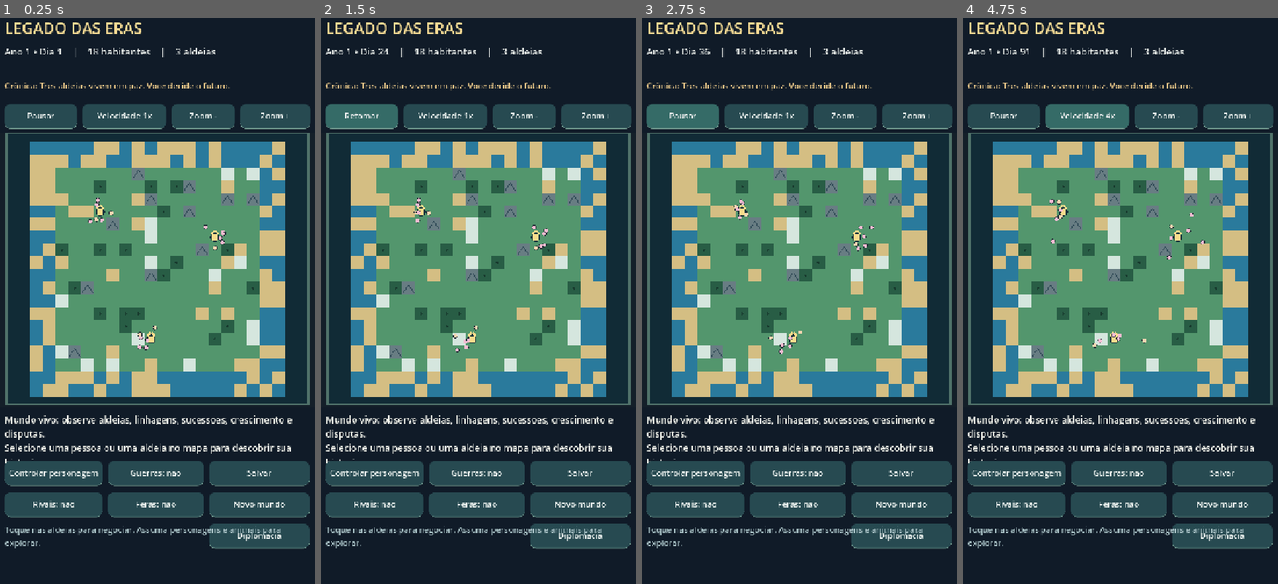
Above: before the commit, frames 1-4 (left to right).
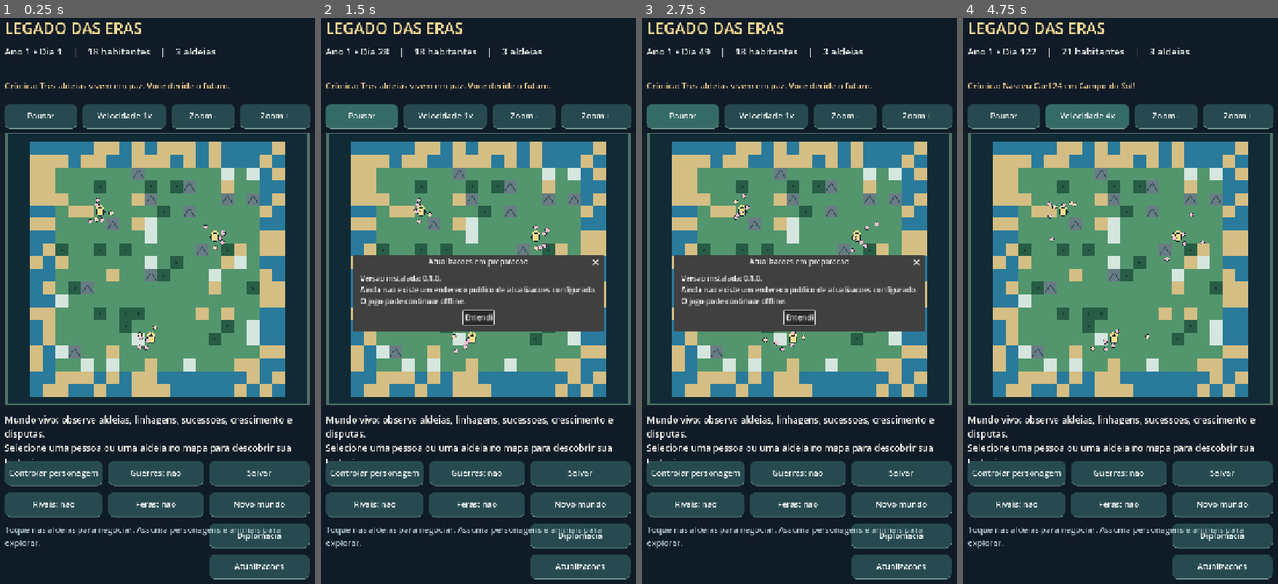
Above: after the commit, the same moments.

Repository: contateste123455667788994321-max/legados-das-eras
Game: Godot game, scene res://scenes/Main.tscn
Two runs of this game, one before a commit and one after it. Both use one fixed random seed, a clock stepped at 60 frames per second and the inputs below.
Inputs (mouse positions are in pixels of both pictures, inside the frame that each line leads up to):
- Up to frame 1 (0.25 s): no input
- Up to frame 2 (1.5 s): click (579, 567) at 0.5 s, where only the run after the commit has a clickable "Atualizacoes"; click "Pausar" at 1.25 s
- Up to frame 3 (2.75 s): click "Retomar" (after the commit: "Pausar") at 2 s
- Up to frame 4 (4.75 s): click (1120, 317) at 2.75 s, where only the run after the commit has a clickable "Entendi"; click "Velocidade 1x" at 3.5 s; click "Velocidade 2x" at 4.25 s

The runs differ from the first frame. In frame 1, 1.4% of the frame differs, in the area x 66-99%, y 94-100%; in frame 2, 12%; in frame 3, 12%, in the area x 10-99%, y 5-100%; in frame 4, 2.3%.

Commit message:
feat: add Atualizacoes button to the Android game interface

Diff:
--- a/scripts/main.gd
+++ b/scripts/main.gd
@@ -19,6 +19,7 @@
 var autosave_timer := 0.0
 var ui_timer := 0.0
 var last_news := ""
+var update_manager: Node
 
 var info_label: Label
 var stats_label: Label
@@ -35,8 +36,9 @@
 	if not world.load_world():
 		world.generate_world()
 	world.speed = 1.0
+	update_manager = Updates.new()
+	add_child(update_manager)
 	_build_ui()
-	add_child(Updates.new())
 	_refresh_ui()
 	queue_redraw()
 
@@ -96,6 +98,7 @@
 	predator_button = _button("Feras: nao", Vector2(251, 1065), Vector2(211, 55), Callable(self, "_toggle_predators"))
 	_button("Novo mundo", Vector2(474, 1065), Vector2(220, 55), Callable(self, "_new_world"))
 	_button("Diplomacia", Vector2(474, 1134), Vector2(220, 55), Callable(self, "_show_diplomacy"))
+	_button("Atualizacoes", Vector2(474, 1202), Vector2(220, 55), Callable(self, "_check_updates"))
 	var tip := _label("Toque nas aldeias para negociar. Assuma personagens e animais para explorar.", Vector2(24, 1134), Vector2(438, 100), 18, Color("#a8c1c5"))
 	tip.autowrap_mode = TextServer.AUTOWRAP_WORD_SMART
 
@@ -443,6 +446,10 @@
 	add_child(dialog)
 	dialog.popup_centered(Vector2i(600, 580))
 
+func _check_updates() -> void:
+	if is_instance_valid(update_manager):
+		update_manager.check_now()
+
 func _save_now() -> void:
 	world.news = "Mundo salvo no aparelho." if world.save_world() else "Falha ao salvar o mundo."
 	_refresh_ui()
